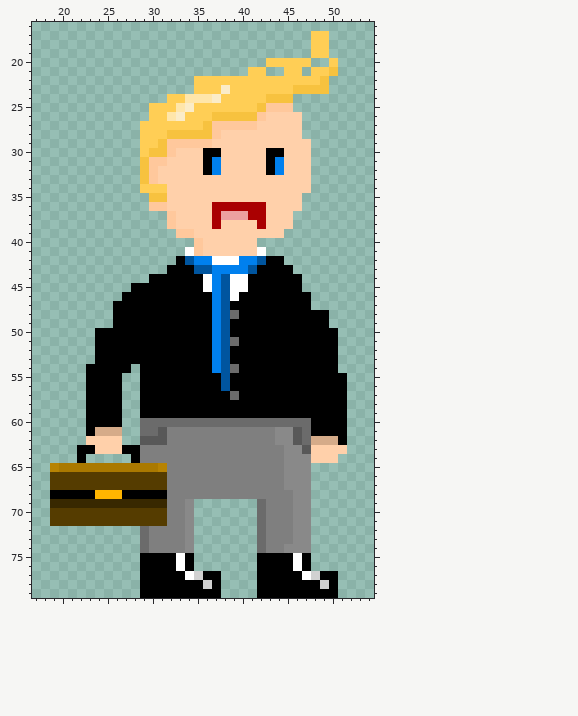
Two states of a sprite sheet, Content/Images/SpriteSheets/Peeps/B_Man_Stand.png. The picture above is the old version.
The file is 80x80 pixels. Shown: x 17..54, y 16..79.
New version:
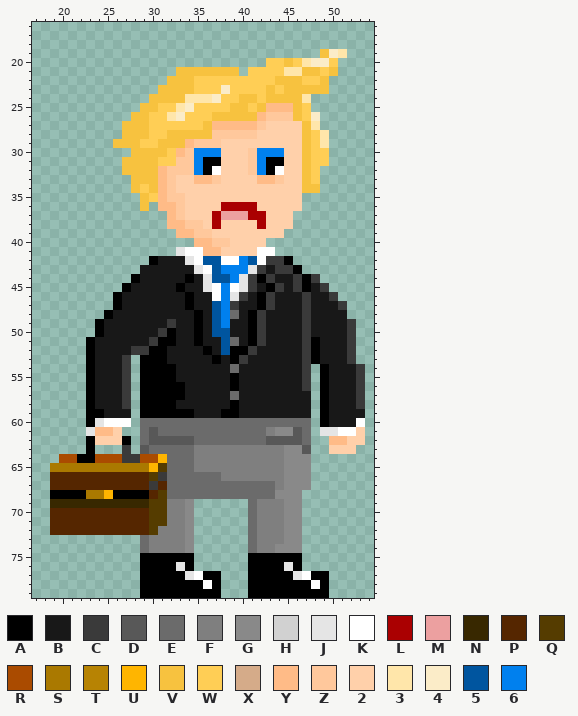
Palette (. is transparent): A #000000  B #181818  C #3a3a3a  D #585858  E #6b6b6b  F #7f7f7f  G #898989  H #d1d1d1  J #e5e5e5  K #ffffff  L #aa0001  M #eca0a0  N #382800  P #552600  Q #553c00  R #aa4b00  S #aa7900  T #b78303  U #ffb500  V #f7c23f  W #ffce55  X #d5ab89  Y #ffbb87  Z #ffc89c  2 #ffd0aa  3 #ffe6aa  4 #fbecc8  5 #00559f  6 #0080ee
The edit:
y 17..18: x 48..49 WW -> ..
y 19: x 48..51 WW.. -> .V43
y 20: x 45 W -> V; x 47..49 W.. -> 344
y 21: x 33..39 ....... -> VVVVVVV; x 43..48 ..WW.W -> WW33VV
y 22: x 32..34 ... -> VVV; x 44..46 WWW -> VVV
y 23: x 31..34 .... -> VVVV; x 43 W -> V; x 45 W -> V
y 24: x 30..33 ..WW -> VVVV; x 40..41 WW -> VV; x 46..47 .. -> V3
y 25: x 29..30 .W -> VV; x 39..40 WW -> VV; x 43..47 ZZZ.. -> YYYVW
y 26: x 28..29 .. -> VV; x 42..48 Z2222.. -> YZZZVW4
y 27: x 27..29 ..W -> VVV; x 37..42 ZZZZZ2 -> YYYYYZ; x 47..48 .. -> V3
y 28: x 27..29 ..W -> VVV; x 38..41 2222 -> ZZZZ; x 47..49 ... -> VW3
y 29: x 26..28 ... -> VVV; x 32..34 ZZZ -> VVY; x 37 2 -> Z; x 47..49 2.. -> VW3
y 30: x 28..29 .W -> VV; x 32..37 Z222AA -> WYZ666; x 41..44 22AA -> Z666; x 47..49 2.. -> VWW
y 31: x 27..28 .. -> VV; x 30..35 ZZ2222 -> VWWZZ6; x 37 6 -> A; x 41..42 22 -> Z6; x 44 6 -> A; x 47..49 2.. -> VWW
y 32: x 27..28 .. -> VV; x 30..35 Z22222 -> VYZZZ6; x 37 6 -> K; x 41..42 22 -> Z6; x 44 6 -> K; x 47..48 2. -> VW
y 33: x 28 . -> V; x 30..32 Z22 -> VYZ; x 35..37 222 -> YYZ; x 42..44 222 -> YYZ; x 47..48 2. -> VW
y 34: x 28 . -> V; x 30..32 WW2 -> VYZ; x 47..48 2. -> VV
y 35: x 29..33 .VV22 -> VWYZZ
y 36: x 29..33 .ZZ22 -> V.YYZ; x 37 L -> 2; x 42 L -> 2
y 37: x 32..33 Z2 -> YZ
y 38: x 32..35 Z222 -> YYZZ
y 39: x 33..36 ZZ22 -> YYZZ
y 40: x 35..38 Z222 -> YYZZ; x 42 . -> 2
y 41: x 33 . -> J; x 35..37 Z22 -> KYY; x 43 . -> K
y 42: x 30..37 ...A566K -> ABBBJK55; x 41..45 65AA. -> 5KCCA
y 43: x 29..37 ...AAA556 -> BBBBBBJK5; x 41..46 5AAAA. -> JCBCCA
y 44: x 28..33 ..AAAA -> ABBBBB; x 35..37 AK6 -> BJ5; x 39..41 KKA -> 6JC; x 43..48 AAAA.. -> CBBCAC
y 45: x 27..32 .AAAAA -> ABBBBB; x 34..38 AAK65 -> BBJK6; x 40..42 KAA -> JCB; x 44..49 AAA... -> CBCABC
y 46: x 26..33 .AAAAAAA -> ABBBBBBB; x 35..41 AA65KAA -> BBK6JCB; x 43..50 AAAAA... -> CBBBCBBC
y 47: x 27..33 AAAAAAA -> BBBBBBB; x 35..41 AA65AAA -> BB56CBB; x 43..51 AAAAA.... -> CBBBCBBBC
y 48: x 25..34 .AAAAAAAAA -> ABBBBBBBBB; x 36..38 A65 -> B56; x 40 A -> B; x 42..51 AAAAAAAA.. -> CBBBBCBBBB
y 49: x 24..34 ..AAAAAAAAA -> ABBBBBBBCBB; x 36..40 A65AA -> B56BB; x 42..52 AAAAAAAA... -> CBBBBCBBBBC
y 50: x 25..31 AAAAAAA -> BBBBBBC; x 33..34 AA -> BB; x 36..37 A6 -> B5; x 39..40 AA -> BB; x 42..52 AAAAAAAAA.. -> CBBBBCBBBBC
y 51: x 23..30 .AAAAAAA -> ABBBBBBC; x 33..34 AA -> BB; x 36..37 A6 -> BB; x 40 A -> B; x 42..47 AAAAAA -> CBBBBC; x 49..52 AA.. -> BBBC
y 52: x 23..29 .AAAAAA -> ABBBBCC; x 32..35 AAAA -> BBBB; x 37 6 -> B; x 41..47 AAAAAAA -> CBBBBBC; x 49..52 AA.. -> BBBC
y 53: x 23..28 .AAAAA -> ABBBC.; x 32..38 AAAAA65 -> BBBBBAB; x 40..47 AAAAAAAA -> CBBBBBBC; x 49..52 AA.. -> BBBC
y 54: x 24..27 AAAA -> BBBC; x 33..38 AAAA65 -> BBBBBB; x 40..48 AAAAAAAAA -> BBBBBBBC.; x 50..53 A... -> BBBC
y 55: x 24..27 AAA. -> BBBC; x 33..38 AAAAA5 -> BBBBBB; x 40..48 AAAAAAAAA -> BBBBBBBC.; x 50..53 AA.. -> BBBC
y 56: x 24..27 AAA. -> BBBC; x 34..38 AAAA5 -> BBBBB; x 40..48 AAAAAAAAA -> BBBBBBBC.; x 50..53 AA.. -> BBBC
y 57: x 24..27 AAA. -> BBBC; x 34..38 AAAAA -> BBBBB; x 40..48 AAAAAAAAA -> BBBBBBBB.; x 50..53 AA.. -> BBBC
y 58: x 24..27 AAA. -> BBBC; x 33..38 AAAAAA -> BBBBBB; x 40..48 AAAAAAAAA -> BBBBBBBB.; x 50..53 AA.. -> BBBC
y 59: x 25..27 AA. -> BBB; x 35..37 AAA -> BBB; x 40..48 AAAAAAAAA -> BBBBBBBB.; x 50..53 AA.. -> BBBB
y 60: x 24..27 AAA. -> JKKK; x 48 A -> .; x 50..53 AA.. -> BBBK
y 61: x 23..26 AXXX -> JYY2; x 30..42 EDFFFFFFFFFFF -> DEEEEEEEEEEEE; x 48..53 AAAA.. -> .JJKK2
y 62: x 23 2 -> A; x 27 . -> A; x 29 D -> E; x 32..45 FFFFFFFFFFFFGG -> DDDEEEEEEEEDDD; x 48..53 XXXA.. -> ..YY22
y 63: x 22 A -> .; x 24..34 222AAFFFFFF -> ...C.DEEEEE; x 48..49 22 -> ..; x 52 . -> 2
y 64: x 20..21 .. -> RR; x 23..34 .....AFFFFFF -> ARRRCCRRUEEE; x 48..50 222 -> ...
y 65: x 19 T -> S; x 30..34 STFFF -> UQEEE
y 66: x 19..29 QQQQQQQQQQQ -> PPPPPPPPPPP; x 31..37 QFFFFFF -> CEEEEEE
y 67: x 19..43 QQQQQQQQQQQQQFFFFFFFFFFFF -> PPPPPPPPPPPCPEEEEEEEEEEEE
y 68: x 23..24 AU -> SS; x 26 U -> A; x 30..45 AAFFFFFFFFFFFFFF -> PQEEEEEEEEEEEEGG; x 47 G -> .
y 69: x 30..31 NN -> QQ; x 41..42 .E -> EF; x 45 F -> G; x 47 G -> .
y 70..71: x 19..29 QQQQQQQQQQQ -> PPPPPPPPPPP; x 41..42 .E -> EF; x 45 F -> G; x 47 G -> .
y 72: x 19..30 ..........EF -> PPPPPPPPPPPQ; x 41..42 .E -> EF; x 45 F -> G; x 47 G -> .
y 73: x 41..42 .E -> EF; x 45 F -> G; x 47 G -> .
y 74: x 41..42 .E -> EF; x 44 F -> G; x 47 G -> .
y 75: x 33 K -> A; x 41 . -> A; x 46..47 KA -> A.
y 76: x 33 K -> J; x 41 . -> A; x 45..47 AKA -> JA.
y 77: x 34..35 KH -> JK; x 41 . -> A; x 46 A -> J; x 48 H -> A; x 50 A -> .
y 78: x 36 H -> K; x 41 . -> A; x 48..50 AHA -> KA.
y 79: x 41 . -> A; x 50 A -> .
